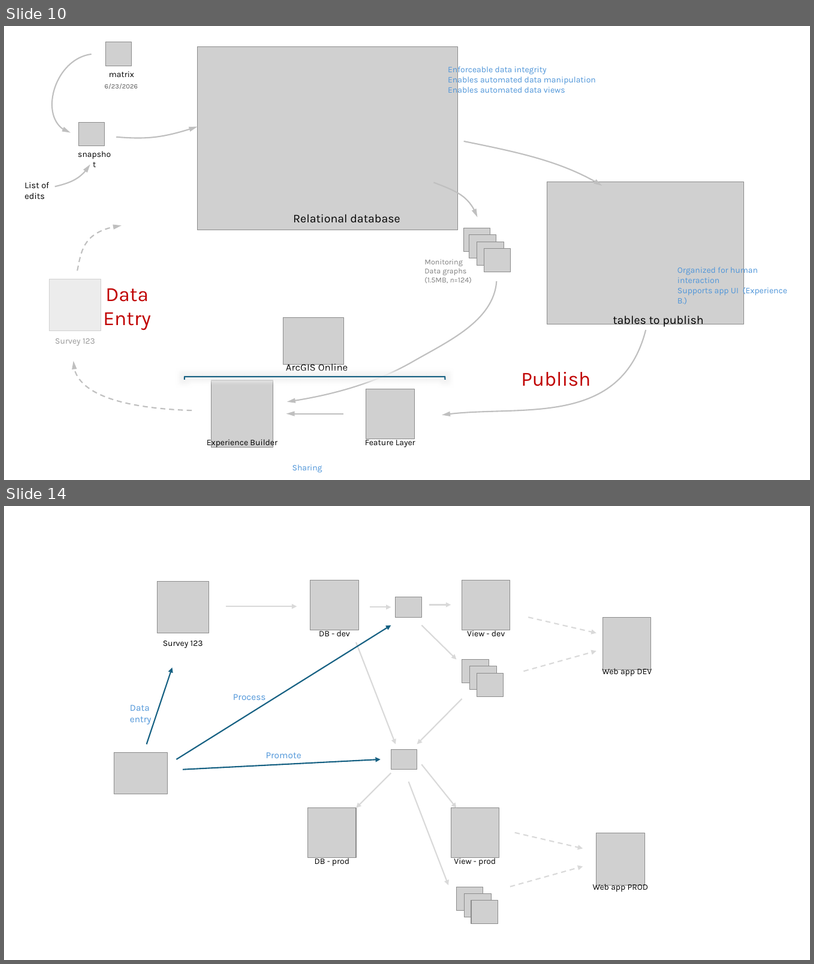
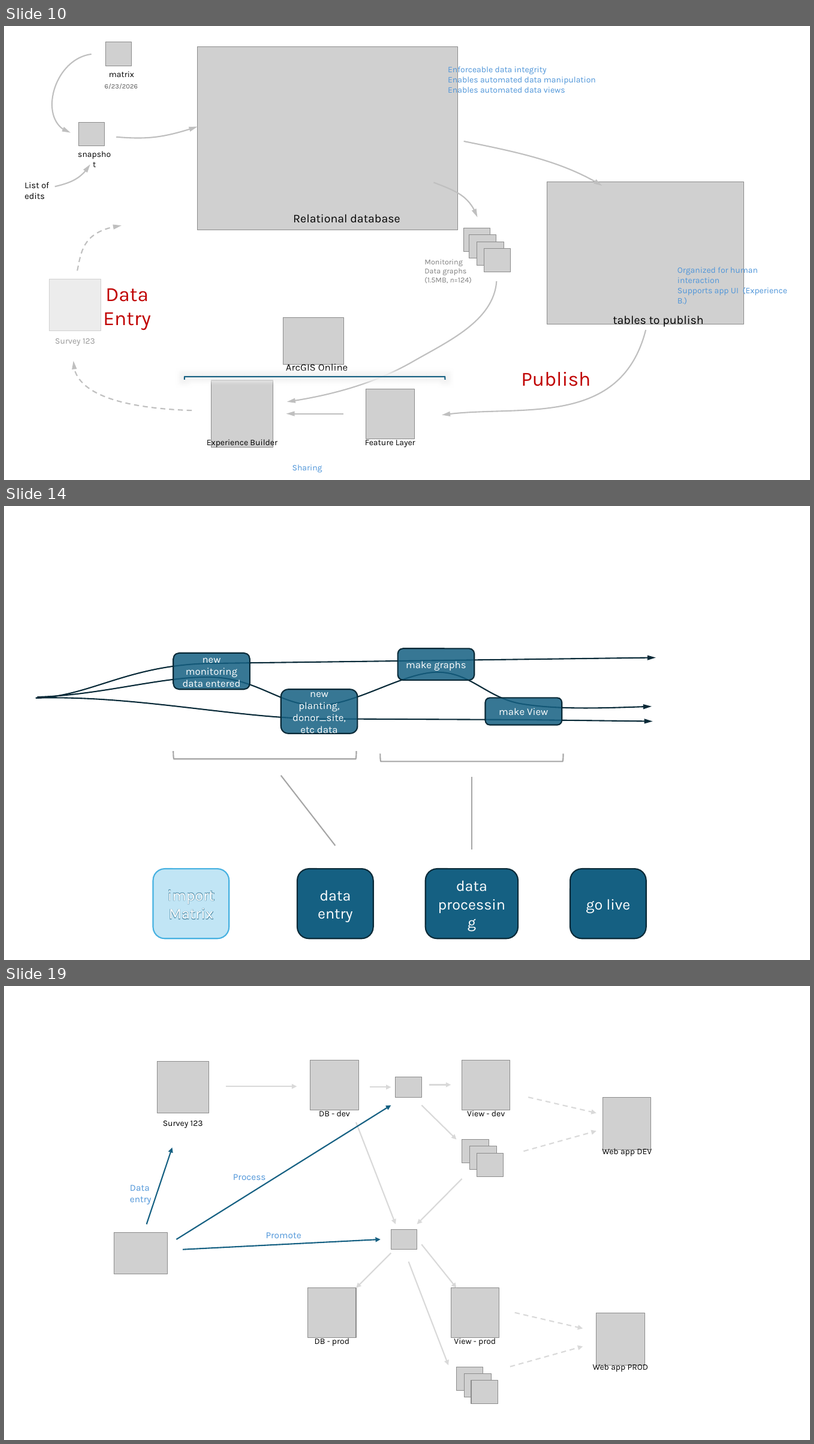
Before and after one commit to WA-Nearshore/seagrass-restoration-processing, a slide deck: docs/seagrass_restoration_storymap_notes.pptx. Shown one above the other, each under a label of ours: slides 10 and 14 before the commit, slides 10, 14 and 19 after it; the slides between them are not shown. The pictures are 814x964 and 814x1444 pixels, drawn with LibreOffice and Linux fonts; fonts in the diff are those of the drawing; grey boxes stand for pictures. Boxes give left, top, right and bottom in pixels: in the first picture for what was removed or moved away, otherwise in the second. Text is boxed around its words. In the diff, an @@ line names an element or a change of style, - is before the commit and + after.

```diff
--- a/docs/seagrass_restoration_storymap_notes.pptx
+++ b/docs/seagrass_restoration_storymap_notes.pptx
@@ slide 14 added at <box>4,506,810,960</box>, background #FFFFFF @@
@@ rounded rectangle added at <box>398,648,474,679</box>, fill #156082 at 85% opacity, outline #092A39 1.5 pt, 12 pt, text #FFFFFF @@
+make graphs
@@ freeform shape added at <box>35,657,656,698</box>, outline #092A39 1.5 pt @@
@@ rounded rectangle added at <box>173,653,250,690</box>, fill #156082 at 85% opacity, outline #092A39 1.5 pt, 12 pt, text #FFFFFF @@
+new monitoring data entered
@@ freeform shape added at <box>37,672,652,708</box>, outline #092A39 1.5 pt @@
@@ freeform shape added at <box>35,698,653,721</box>, outline #092A39 1.5 pt @@
@@ rounded rectangle added at <box>281,690,358,733</box>, fill #156082 at 85% opacity, outline #092A39 1.5 pt, 12 pt, text #FFFFFF @@
+new planting, donor_site, etc data
@@ rounded rectangle added at <box>486,698,563,725</box>, fill #156082 at 85% opacity, outline #092A39 1.5 pt, 12 pt, text #FFFFFF @@
+make View
@@ right bracket added at <box>173,751,357,759</box>, outline #A6A6A6 1.5 pt @@
@@ right bracket added at <box>380,753,564,761</box>, outline #A6A6A6 1.5 pt @@
@@ line added from (336, 846) to (281, 775), #A6A6A6 1.5 pt @@
@@ line added from (472, 849) to (472, 777), #A6A6A6 1.5 pt @@
@@ rounded rectangle added at <box>153,868,230,938</box>, fill #C1E5F5, outline #46B1E1 1.5 pt, 18 pt, text #FFFFFF @@
+import Matrix
@@ rounded rectangle added at <box>297,868,374,938</box>, fill #156082, outline #092A39 1.5 pt, 18 pt, text #FFFFFF @@
+data entry
@@ rounded rectangle added at <box>426,868,518,938</box>, fill #156082, outline #092A39 1.5 pt, 18 pt, text #FFFFFF @@
+data processing
@@ rounded rectangle added at <box>571,868,647,938</box>, fill #156082, outline #092A39 1.5 pt, 18 pt, text #FFFFFF @@
+go live
@@ what was slide 14 is now slide 19 @@
```
Also in this commit, not shown: 3 slides changed, 4 other slides added.
